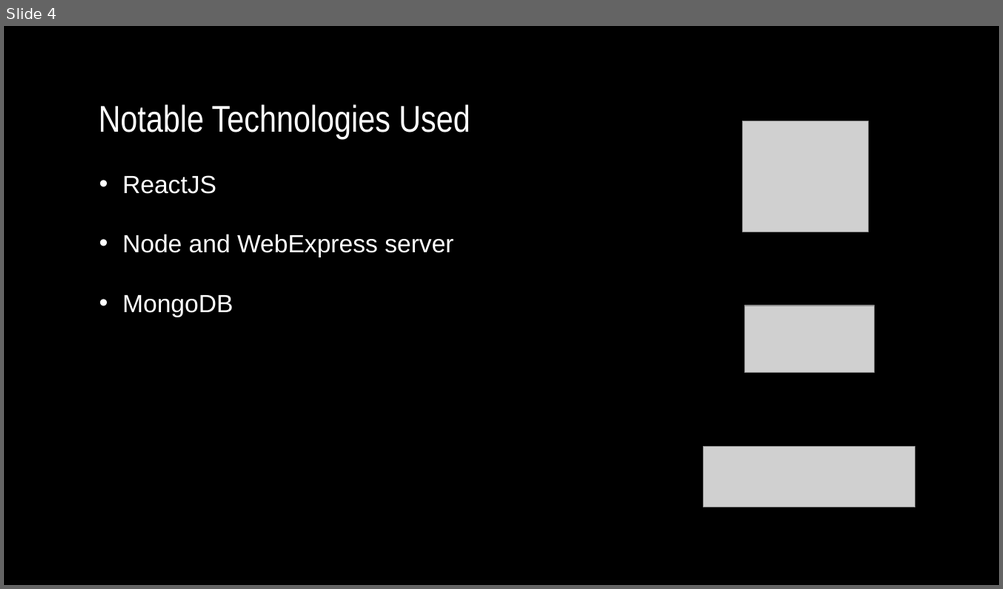
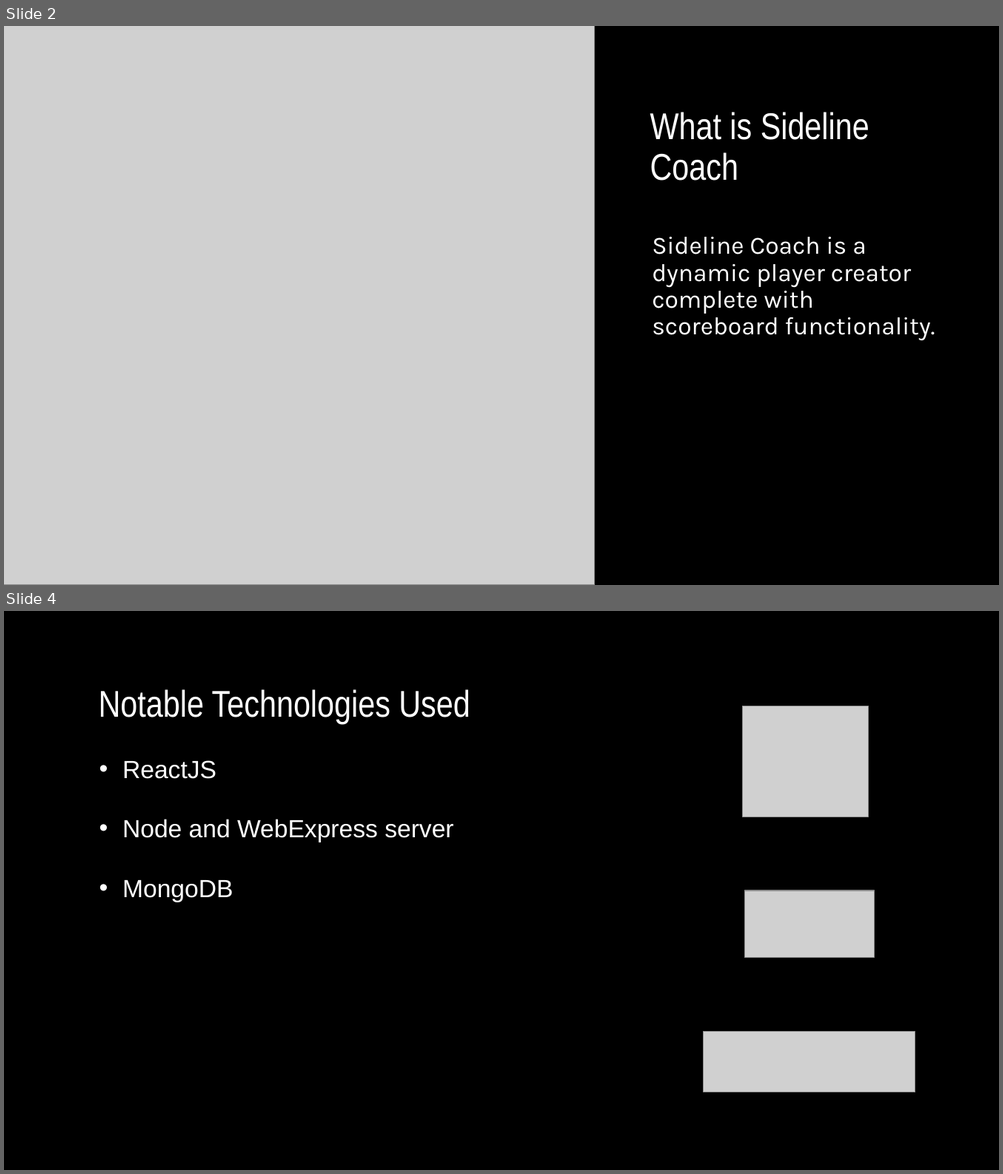
Before and after one commit to bcGoesTurbo/Sideline-Coach, a slide deck: Sideline Coach.pptx. Shown one above the other, each under a label of ours: slide 4 before the commit, slides 2 and 4 after it; the slides between them are not shown. The pictures are 1003x589 and 1003x1174 pixels, drawn with LibreOffice and Linux fonts; fonts in the diff are those of the drawing; grey boxes stand for pictures; background and template pictures are left out. Boxes give left, top, right and bottom in pixels: in the first picture for what was removed or moved away, otherwise in the second. Text is boxed around its words. In the diff, an @@ line names an element or a change of style, - is before the commit and + after.

```diff
--- a/Sideline Coach.pptx
+++ b/Sideline Coach.pptx
@@ slide 2 added at [4, 26, 999, 585], background picture (left out) @@
@@ picture added at [4, 26, 595, 585] @@
@@ rectangle added at [595, 26, 614, 585], fill #000000 at 60% opacity @@
@@ title added at [650, 112, 869, 181], 36 pt, text #FFFFFF @@
+What is Sideline Coach
@@ text added at [652, 237, 935, 341], 24 pt, text #FFFFFF @@
+Sideline Coach is a dynamic player creator complete with scoreboard functionality.
```
Also in this commit, not shown: 3 slides changed, 5 slides removed.
